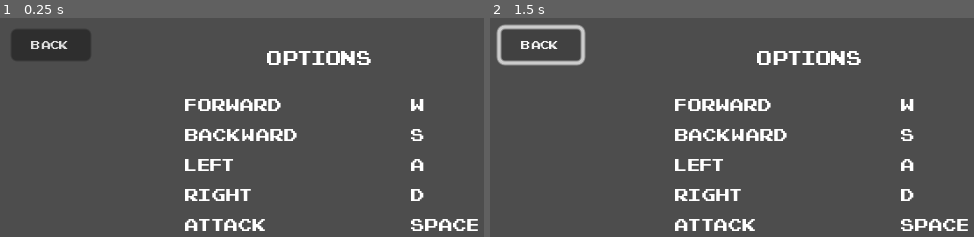
Above: before the commit, frames 1-2 (left to right).
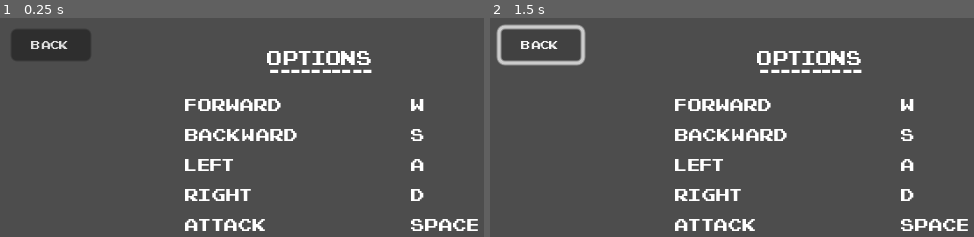
Above: after the commit, the same moments.

Repository: AlayandeWork/Rate.My.Hero
Game: Godot game, scene res://Nodes/Menu/options.tscn
Same seed, same stepped clock (60 frames per second), same inputs: the game is played once before the commit and once after it. This scene is started directly instead of the project's main scene.
Inputs (mouse positions are in pixels of both pictures, inside the frame that each line leads up to):
- Up to frame 1 (0.25 s): no input
- Up to frame 2 (1.5 s): tap Enter at 0.5 s; move the mouse to (944, 175) at 0.52 s; hold Right (Right) 0.53-1.25 s; hold Space (Attack) 0.53-1.25 s; click "Back" at 1.25 s

The runs differ from the first frame. In frame 1, 0.3% of the frame differs, in the area x 55-77%, y 23-26%; in frame 2, 0.3%.

Commit message:
added the dashes in the options label

Diff:
--- a/Nodes/Menu/options.tscn
+++ b/Nodes/Menu/options.tscn
@@ -109,3 +109,14 @@
 theme_override_font_sizes/font_size = 9
 text = "SPACE
 "
+
+[node name="HBoxContainer" type="HBoxContainer" parent="."]
+layout_mode = 0
+offset_left = 137.0
+offset_top = 8.0
+offset_right = 189.0
+offset_bottom = 48.0
+
+[node name="Label" type="Label" parent="HBoxContainer"]
+layout_mode = 2
+text = "----------"
